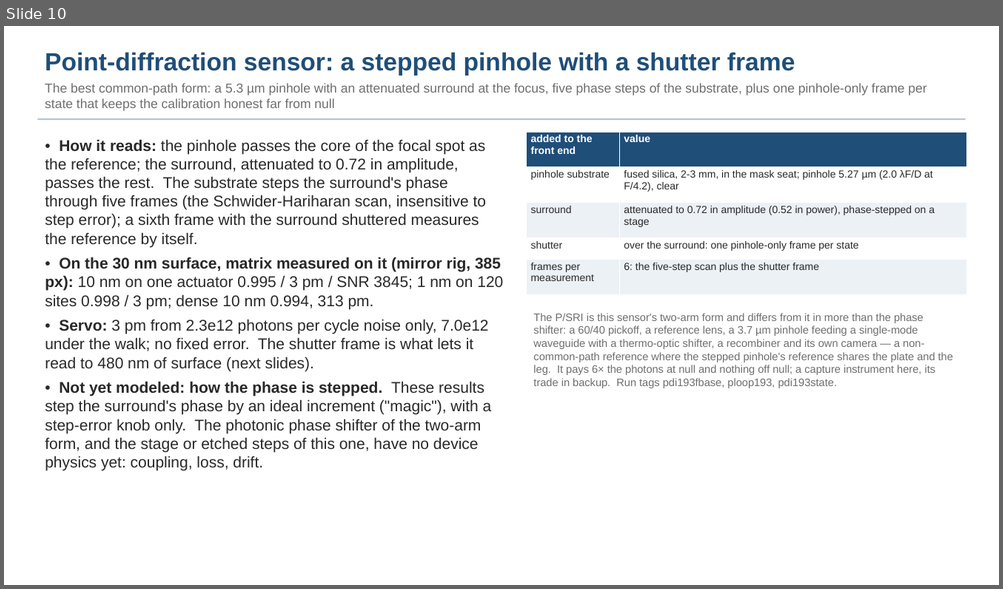
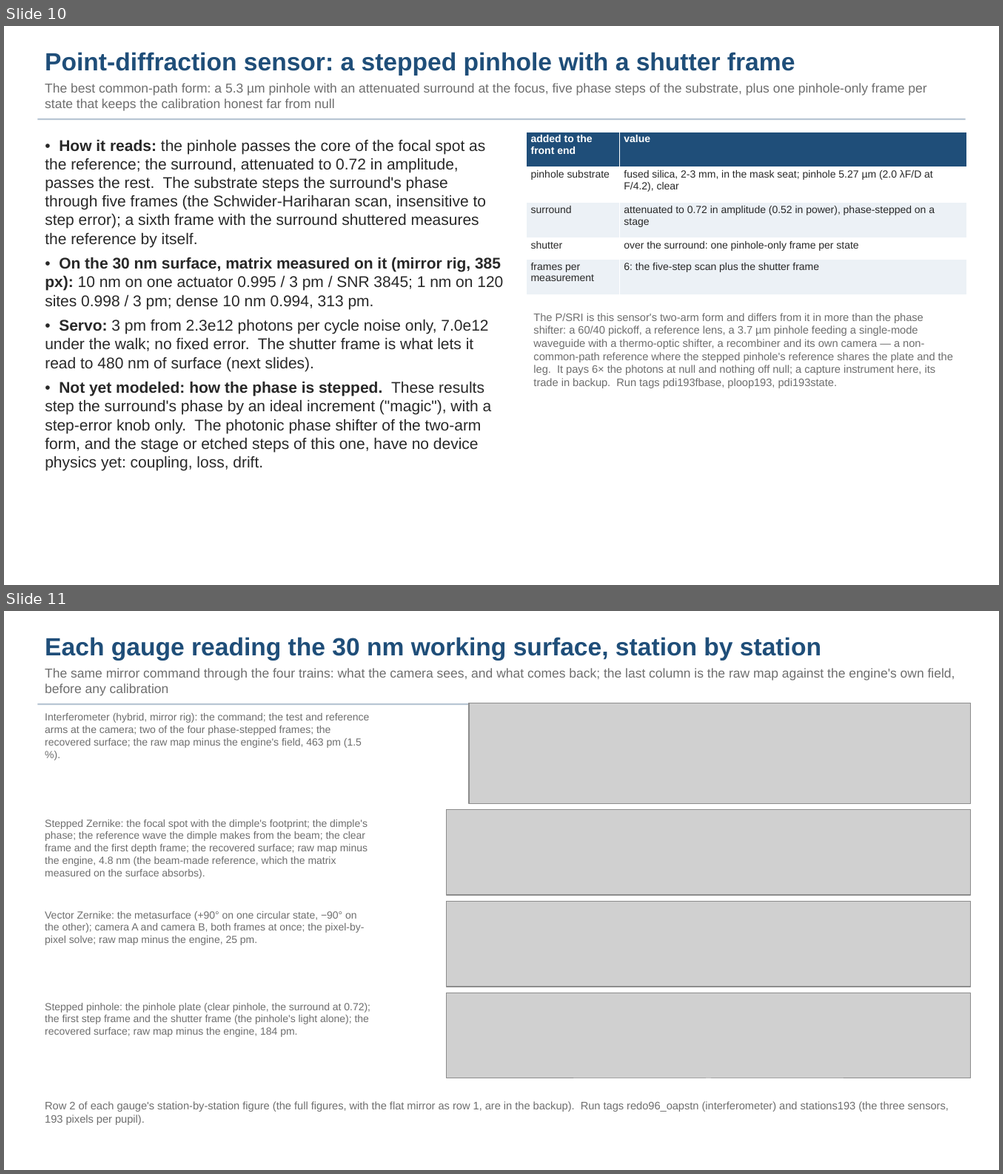
Before and after one commit to nasa-jpl/macos, a slide deck: demo_session/deck_gauges_short.pptx. Shown one above the other, each under a label of ours: slide 10 before the commit, slides 10 and 11 after it. The pictures are 1003x589 and 1003x1174 pixels, drawn with LibreOffice and Linux fonts; fonts in the diff are those of the drawing; grey boxes stand for pictures. Boxes give left, top, right and bottom in pixels: in the first picture for what was removed or moved away, otherwise in the second. Text is boxed around its words. In the diff, an @@ line names an element or a change of style, - is before the commit and + after.

```diff
--- a/demo_session/deck_gauges_short.pptx
+++ b/demo_session/deck_gauges_short.pptx
@@ slide 11 added at <box>4,611,999,1170</box>, background #FFFFFF @@
@@ text added at <box>45,637,955,696</box>, 12.5 pt, text #6E6E6E @@
+Each gauge reading the 30 nm working surface, station by station
+The same mirror command through the four trains: what the camera sees, and what comes back; the last column is the raw map against the engine's own field, before any calibration
@@ rectangle added at <box>37,703,965,705</box>, fill #B8C6D4 @@
@@ text added at <box>45,713,369,748</box>, 10 pt, text #6E6E6E @@
+Interferometer (hybrid, mirror rig): the command; the test and reference arms at the camera; two of the four phase-stepped frames; the recovered surface; the raw map minus the engine's field, 463 pm (1.5 %).
@@ picture added at <box>469,703,970,803</box> @@
@@ picture added at <box>447,809,970,895</box> @@
@@ text added at <box>45,820,367,879</box>, 10 pt, text #6E6E6E @@
+Stepped Zernike: the focal spot with the dimple's footprint; the dimple's phase; the reference wave the dimple makes from the beam; the clear frame and the first depth frame; the recovered surface; raw map minus the engine, 4.8 nm (the beam-made reference, which the matrix measured on the surface absorbs).
@@ text added at <box>45,911,364,945</box>, 10 pt, text #6E6E6E @@
+Vector Zernike: the metasurface (+90° on one circular state, −90° on the other); camera A and camera B, both frames at once; the pixel-by-pixel solve; raw map minus the engine, 25 pm.
@@ picture added at <box>447,901,970,987</box> @@
@@ text added at <box>45,1003,370,1037</box>, 10 pt, text #6E6E6E @@
+Stepped pinhole: the pinhole plate (clear pinhole, the surround at 0.72); the first step frame and the shutter frame (the pinhole's light alone); the recovered surface; raw map minus the engine, 184 pm.
@@ picture added at <box>447,993,970,1079</box> @@
@@ text added at <box>45,1102,948,1125</box>, 10.5 pt, text #6E6E6E @@
+Row 2 of each gauge's station-by-station figure (the full figures, with the flat mirror as row 1, are in the backup). Run tags redo96_oapstn (interferometer) and stations193 (the three sensors, 193 pixels per pupil).
```
Also in this commit, not shown: 1 slide changed, 12 other files.
